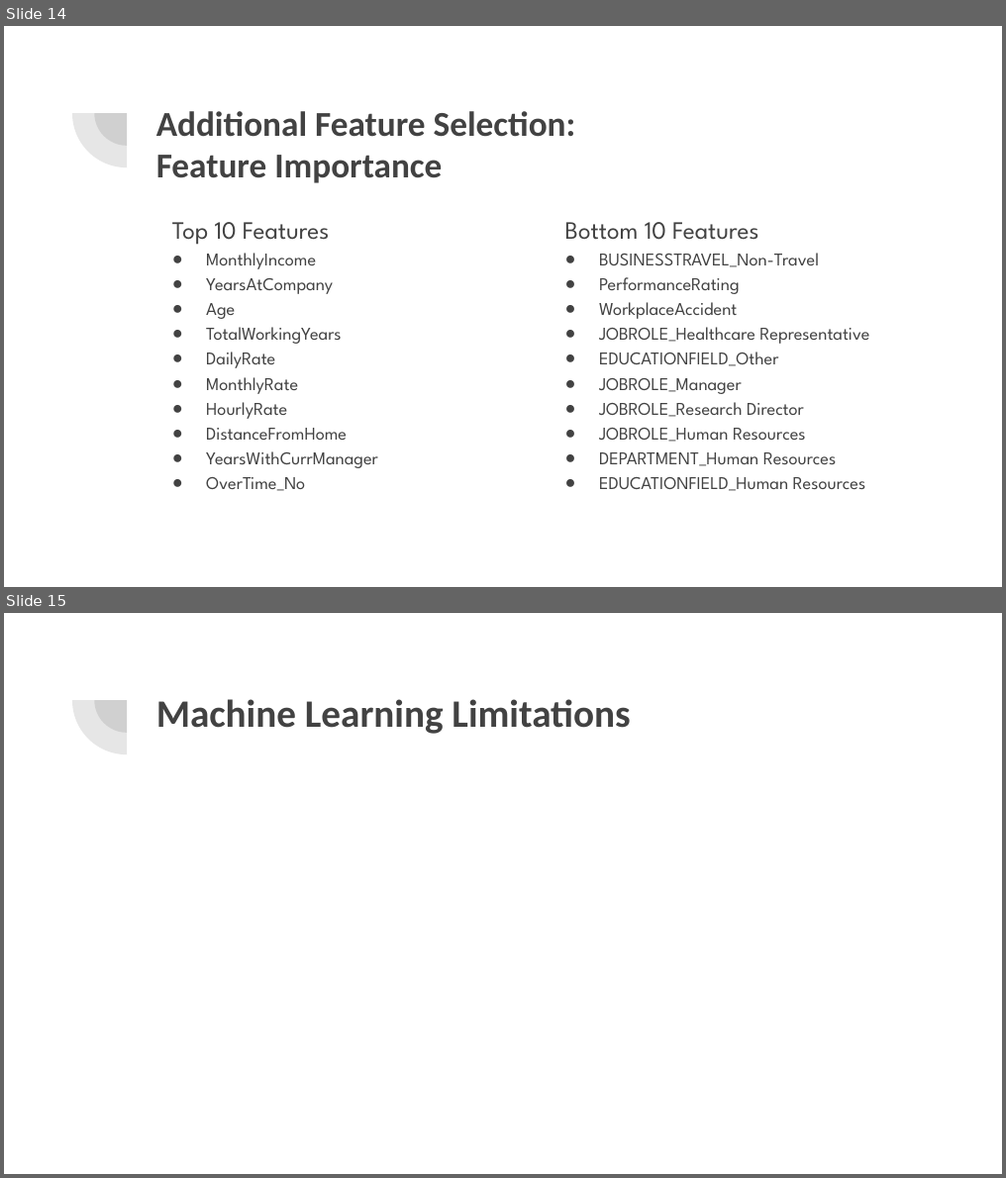
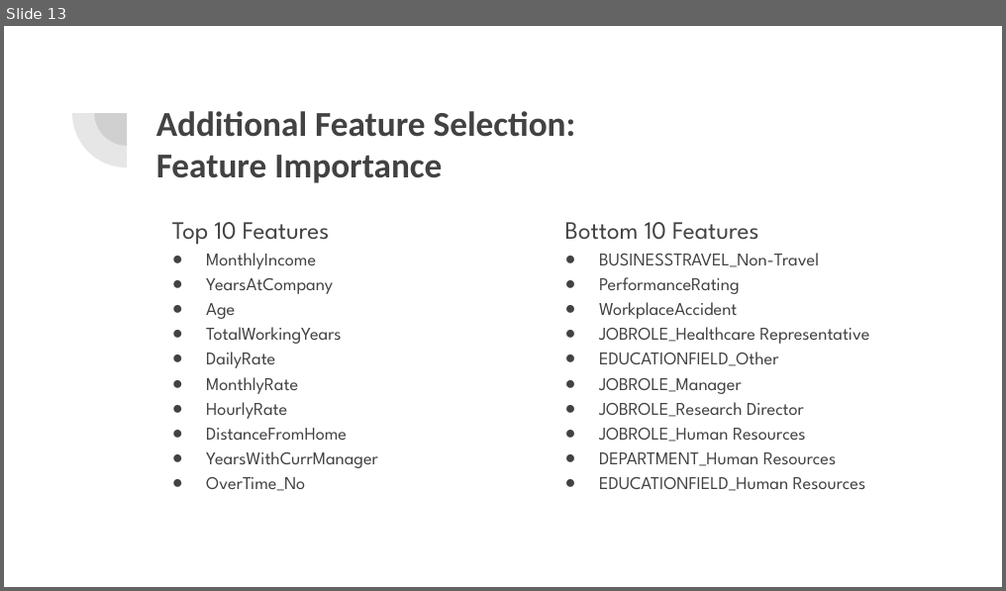
Before and after one commit to lykkelig/Group6_Final_Project, a slide deck: Presentation/Final Project Presentation.pptx. Shown one above the other, each under a label of ours: slides 14 and 15 before the commit, slide 13 after it. The pictures are 1006x1178 and 1006x591 pixels, drawn with LibreOffice and Linux fonts; fonts in the diff are those of the drawing. Boxes give left, top, right and bottom in pixels: in the first picture for what was removed or moved away, otherwise in the second. Text is boxed around its words. In the diff, an @@ line names an element or a change of style, - is before the commit and + after.

```diff
--- a/Presentation/Final Project Presentation.pptx
+++ b/Presentation/Final Project Presentation.pptx
@@ slide 15 removed at <box>4,613,1002,1174</box>, background #FFFFFF; not listed: 2 template elements that a slide beside it also shows @@
@@ title removed at <box>156,699,630,734</box> @@
-Machine Learning Limitations
@@ what was slide 14 is now slide 13 @@
```
Also in this commit, not shown: 5 slides changed, 1 other slide removed, 1 other file.
